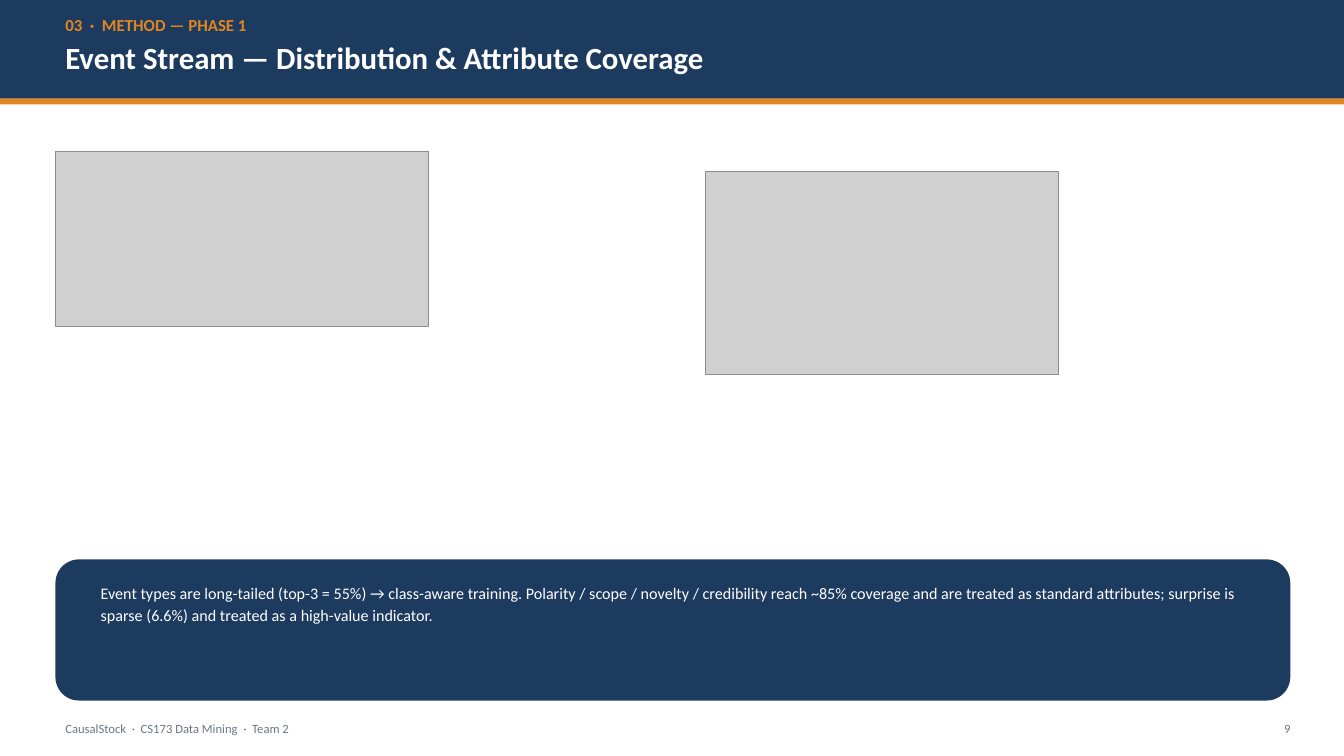
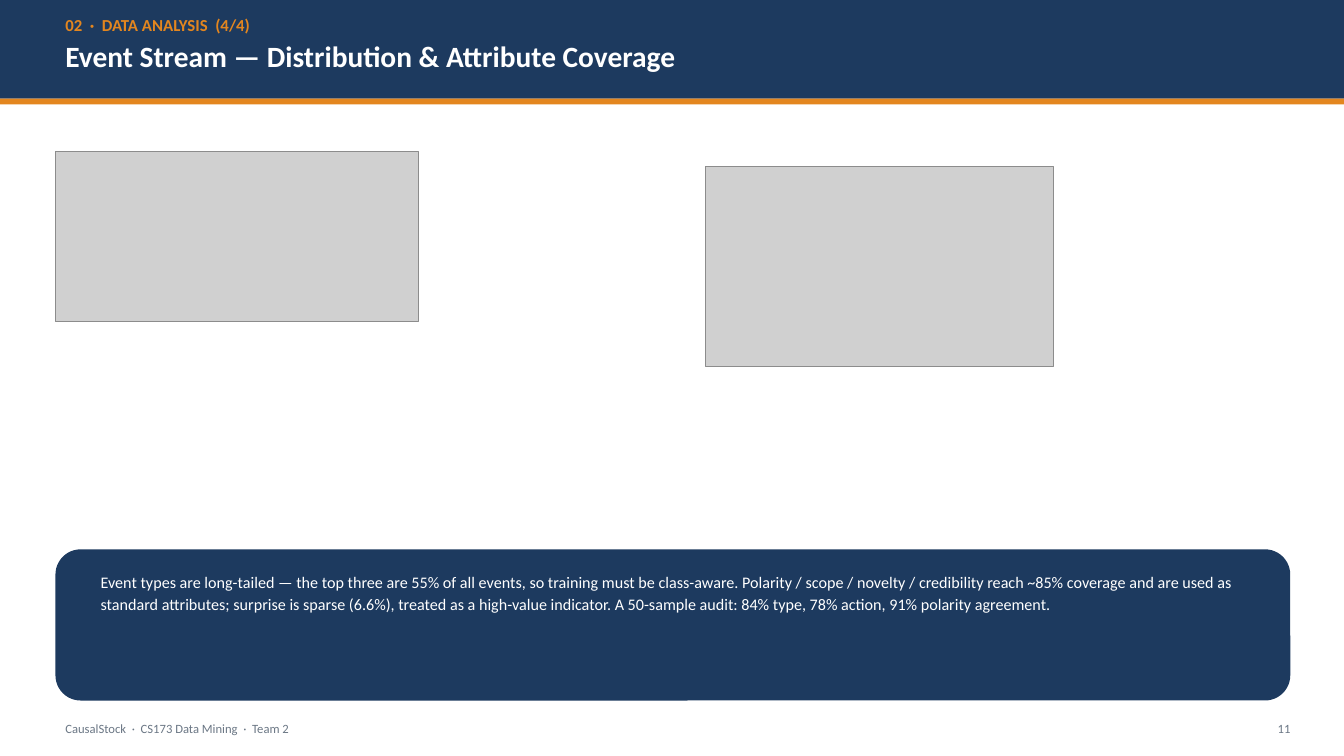
Before and after one commit to LovelyC-kx/dddmmm, a slide deck: slide 11 of DirectionA/docs/final-deck/CausalStock_CS173_Final_EN.pptx (slide 9 before the commit). Drawn at 1344x756 pixels with LibreOffice and Linux fonts; fonts in the diff are those of the drawing; grey boxes stand for pictures. Boxes give left, top, right and bottom in pixels: in the first picture for what was removed or moved away, otherwise in the second. Text is boxed around its words. In the diff, an @@ line names an element or a change of style, - is before the commit and + after.

```diff
--- a/DirectionA/docs/final-deck/CausalStock_CS173_Final_EN.pptx
+++ b/DirectionA/docs/final-deck/CausalStock_CS173_Final_EN.pptx
@@ text at (65,18,250,34): text changed @@
-03 · METHOD — PHASE 1
+02 · DATA ANALYSIS (4/4)
@@ text "Event Stream — Distribution & ..." at (65,46,675,72): size 22 to 21 pt @@
@@ picture: place and size @@
-picture at (55,151,429,327)
+picture at (55,151,418,322)
@@ picture: place and size @@
-picture at (706,171,1059,374)
+picture at (706,166,1054,367)
@@ rounded rectangle: place and size @@
-rounded rectangle at (55,560,1291,701)
+rounded rectangle at (55,549,1291,701)
@@ text at (101,576,1231,613): text changed @@
-Event types are long-tailed (top-3 = 55%) → class-aware training. Polarity / scope / novelty / credibility reach ~85% coverage and are treated as standard attributes; surprise is sparse (6.6%) and treated as a high-value indicator.
+Event types are long-tailed — the top three are 55% of all events, so training must be class-aware. Polarity / scope / novelty / credibility reach ~85% coverage and are used as standard attributes; surprise is sparse (6.6%), treated as a high-value indicator. A 50-sample audit: 84% type, 78% action, 91% polarity agreement.
@@ text at (1278,725,1291,733): text changed @@
-9
+11
```
Also in this commit, not shown: 15 other slides changed, 3 slides added, 4 other files.
